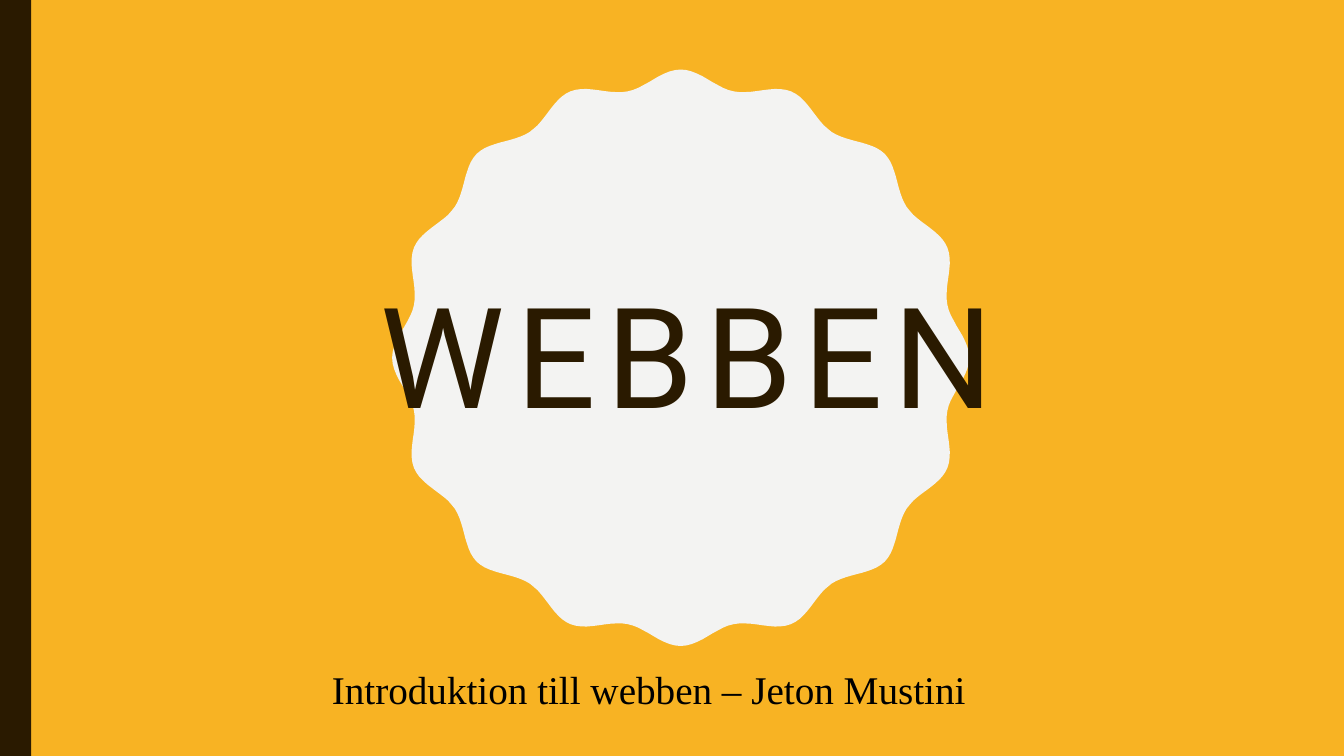
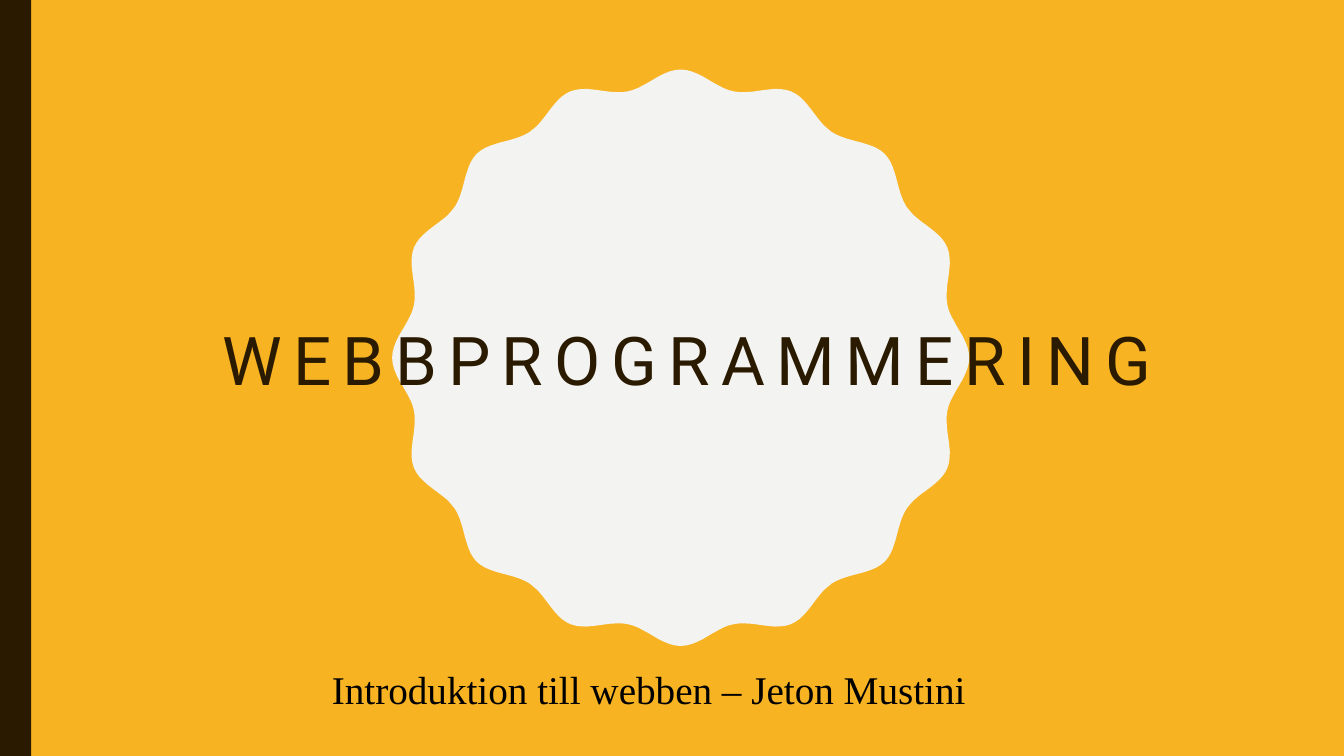
Before and after one commit to abbjetmus/programmering, a slide deck: slide 1 of Webben.pptx. Drawn at 1344x756 pixels with LibreOffice and Linux fonts; fonts in the diff are those of the drawing. Boxes give left, top, right and bottom in pixels: in the first picture for what was removed or moved away, otherwise in the second. Text is boxed around its words. In the diff, an @@ line names an element or a change of style, - is before the commit and + after.

```diff
--- a/Webben.pptx
+++ b/Webben.pptx
@@ title at (222, 323, 1151, 401): text changed; size 100 to 48 pt @@
-WEBBEN
+WEBBPROGRAMMERING
```
Also in this commit, not shown: 6 slides added, 2 other files.
